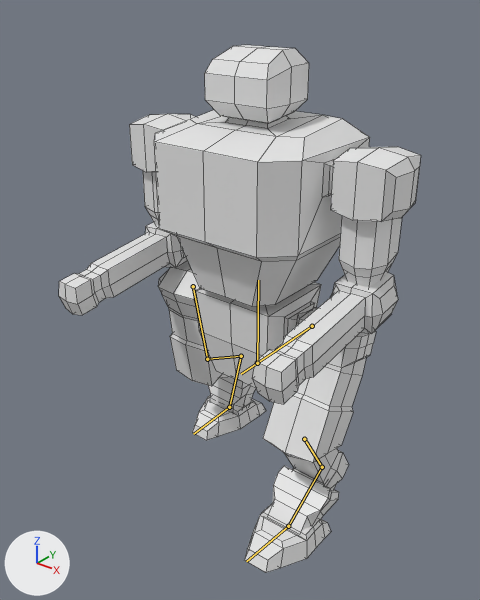
What one commit did to the FBX model Assets/Models/OneBroMechBase.fbx.
Before and after are seen from a 50 mm lens placed at (2.69, -3.59, 3.77), pointed at (-0.01, -0.21, 1.68). The lights are fixed; the arrows at lower left show +X, +Y and +Z. Both versions are drawn at frame 16 of the action 'MechBaseArma|Walk'; the numbers are the values there. The bones that change are drawn over the model as lines. Mesh edges are drawn as thin lines.

In view in the first picture: 'Arms', 'Head', 'Legs', 'LowerCore', 'UpperCore'.
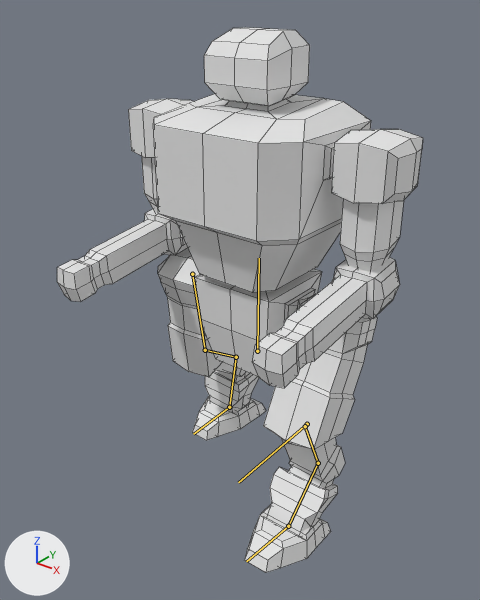
Patch to the scene script:
```diff
--- a/Assets/Models/OneBroMechBase.fbx.py
+++ b/Assets/Models/OneBroMechBase.fbx.py
@@ bone_rootbone @@
 bone_rootbone = bpy.data.objects['MechBaseArma'].pose.bones['RootBone']
-bone_rootbone.location = (0.139, 0.0, 0.0)
+bone_rootbone.location = (0.0, 0.0, 0.0)
@@ bone_lowercore @@
 bone_lowercore = bpy.data.objects['MechBaseArma'].pose.bones['LowerCore']  # child of 'RootBone'
-bone_lowercore.location = (0.0, 0.0, 0.0)
+bone_lowercore.location = (0.0, -0.032, 0.0)
@@ bone_upperleg_l @@
 bone_upperleg_l = bpy.data.objects['MechBaseArma'].pose.bones['UpperLeg.L']  # child of 'Thigh.L'
-bone_upperleg_l.rotation_quaternion = (0.997, 0.0, 0.0, -0.075)  # degrees (0, 0, -9)
+bone_upperleg_l.rotation_quaternion = (1.0, 0.0, 0.0, -0.011)  # degrees (0, 0, -1)
@@ bone_lowerleg_l @@
 bone_lowerleg_l = bpy.data.objects['MechBaseArma'].pose.bones['LowerLeg.L']  # child of 'UpperLeg.L'
-bone_lowerleg_l.rotation_quaternion = (0.983, 0.0, 0.0, 0.182)  # degrees (0, 0, 21)
+bone_lowerleg_l.rotation_quaternion = (1.0, 0.0, 0.0, 0.025)  # degrees (0, 0, 3)
@@ bone_foot_l @@
 bone_foot_l = bpy.data.objects['MechBaseArma'].pose.bones['Foot.L']  # child of 'LowerLeg.L'
-bone_foot_l.rotation_quaternion = (0.987, 0.0, 0.0, -0.161)  # degrees (0, 0, -19)
+bone_foot_l.rotation_quaternion = (0.998, 0.0, 0.0, -0.068)  # degrees (0, 0, -8)
@@ bone_thigh_r @@
 bone_thigh_r = bpy.data.objects['MechBaseArma'].pose.bones['Thigh.R']  # child of 'LowerCore'
-bone_thigh_r.rotation_quaternion = (0.981, -0.192, 0.0, 0.0)  # degrees (-22, 0, 0)
+bone_thigh_r.rotation_quaternion = (0.985, -0.172, 0.0, 0.0)  # degrees (-20, 0, 0)
@@ bone_upperleg_r @@
 bone_upperleg_r = bpy.data.objects['MechBaseArma'].pose.bones['UpperLeg.R']  # child of 'Thigh.R'
-bone_upperleg_r.rotation_quaternion = (0.998, 0.0, 0.0, 0.069)  # degrees (0, 0, 8)
+bone_upperleg_r.rotation_quaternion = (1.0, 0.0, 0.0, 0.002)  # degrees (0, 0, 0)
@@ bone_lowerleg_r @@
 bone_lowerleg_r = bpy.data.objects['MechBaseArma'].pose.bones['LowerLeg.R']  # child of 'UpperLeg.R'
-bone_lowerleg_r.rotation_quaternion = (0.986, 0.0, 0.0, -0.167)  # degrees (0, 0, -19)
+bone_lowerleg_r.rotation_quaternion = (1.0, 0.0, 0.0, -0.004)  # degrees (0, 0, 0)
@@ bone_foot_r @@
 bone_foot_r = bpy.data.objects['MechBaseArma'].pose.bones['Foot.R']  # child of 'LowerLeg.R'
-bone_foot_r.rotation_quaternion = (0.997, 0.0, 0.0, -0.081)  # degrees (0, 0, -9)
+bone_foot_r.rotation_quaternion = (0.988, 0.0, 0.0, -0.155)  # degrees (0, 0, -18)
```

Changed parts and their boxes (x1, y1, x2, y2) in the pictures (480 x 600 px):
'UpperCore', posed
    before: (154, 110, 370, 307)
    after: (153, 94, 371, 293)
'Arms', posed
    before: (59, 114, 421, 404)
    after: (57, 99, 423, 388)
'Legs', posed
    before: (158, 261, 376, 573)
    after: (158, 248, 377, 573)
'Head', posed
    before: (205, 45, 309, 124)
    after: (204, 27, 310, 106)
'LowerCore', posed
    before: (195, 282, 321, 388)
    after: (195, 269, 322, 376)
bone 'RootBone', root to tip
    before: (312, 326) to (241, 374)
    after: (307, 424) to (238, 482)
bone 'LowerCore', root to tip
    before: (257, 363) to (258, 280)
    after: (257, 351) to (259, 258)
bone 'UpperLeg.L', root to tip
    before: (304, 439) to (322, 467)
    after: (305, 426) to (318, 463)
bone 'LowerLeg.L', root to tip
    before: (322, 467) to (288, 526)
    after: (318, 463) to (288, 526)
bone 'Thigh.R', root to tip
    before: (193, 286) to (207, 359)
    after: (192, 274) to (205, 350)
bone 'UpperLeg.R', root to tip
    before: (207, 359) to (241, 356)
    after: (205, 350) to (236, 357)
bone 'LowerLeg.R', root to tip
    before: (241, 356) to (229, 407)
    after: (236, 357) to (229, 407)
